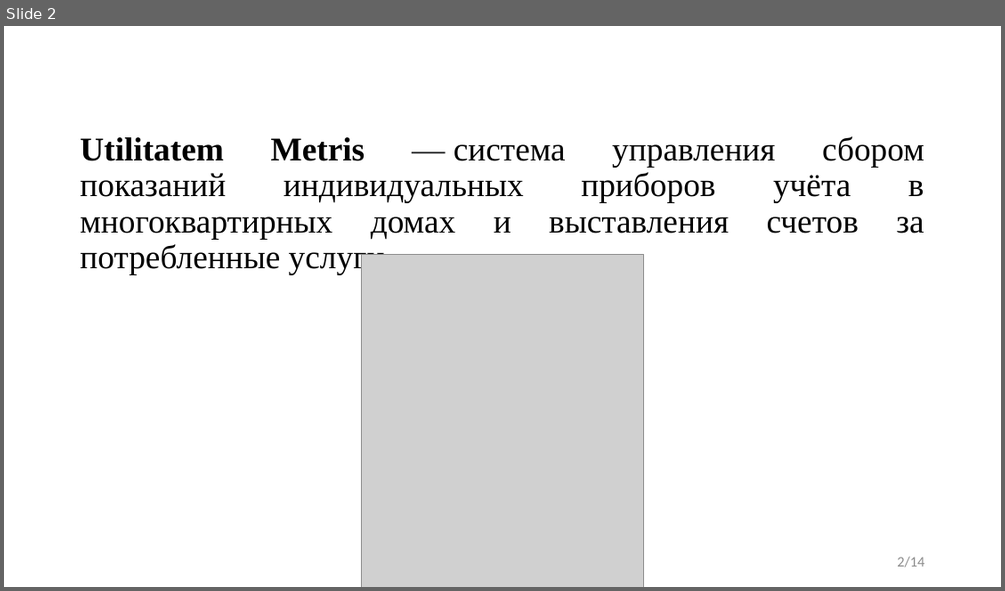
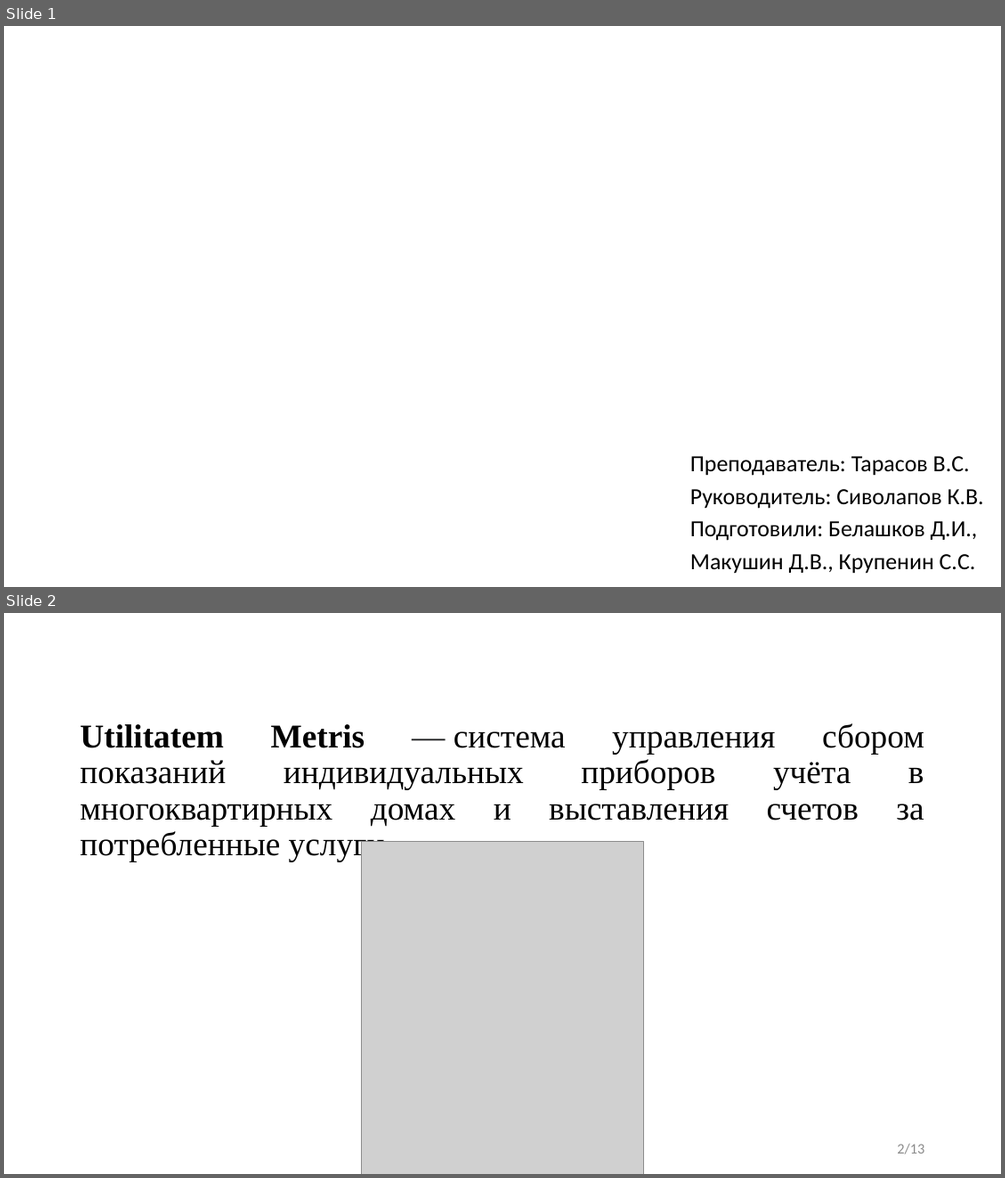
Before and after one commit to DenisBelashkov/UtilitatemMetris, a slide deck: Документация/Utilitatem Metris.pptx. Shown one above the other, each under a label of ours: slide 2 before the commit, slides 1 and 2 after it. The pictures are 1005x591 and 1005x1178 pixels, drawn with LibreOffice and Linux fonts; fonts in the diff are those of the drawing; grey boxes stand for pictures; background and template pictures are left out. Boxes give left, top, right and bottom in pixels: in the first picture for what was removed or moved away, otherwise in the second. Text is boxed around its words. In the diff, an @@ line names an element or a change of style, - is before the commit and + after.

```diff
--- a/Документация/Utilitatem Metris.pptx
+++ b/Документация/Utilitatem Metris.pptx
@@ slide 1 added at (4,26,1001,587), background picture (left out) @@
@@ subtitle added at (690,456,984,573), 22.2 pt, text #000000 @@
+Преподаватель: Тарасов В.С.
+Руководитель: Сиволапов К.В.
+Подготовили: Белашков Д.И.,
+Макушин Д.В., Крупенин С.С.
@@ page number at (897,1143,924,1154): text changed @@
-2/14
+2/13
```
Also in this commit, not shown: 6 slides changed, 2 other slides added, 4 slides removed, 3 other files.
